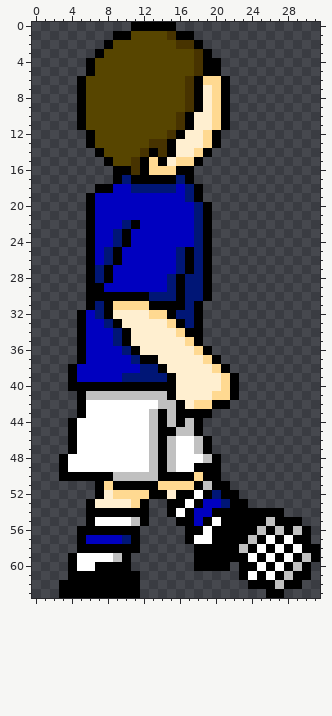
Pixel-art sprite: sprites/images/Player_2_Schalke_1.png. Above is the file before it was changed.
The file is 32x64 pixels.
After:
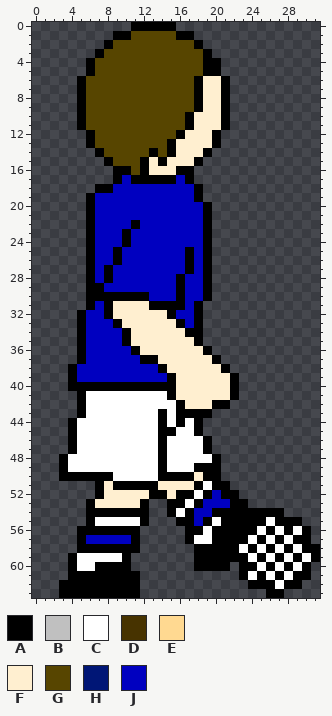
Palette (. is transparent): A #000000  B #c0c0c0  C #ffffff  D #473300  E #ffd991  F #ffefd0  G #574500  H #001676  J #0000c0
Diff:
Changed rows in their new state; - is an unchanged pixel.
first column x 6:
 1 ---------G---------------
 2 ----------GG-------------
 3 ------------G------------
 4 ------------G------------
 5 ------------G------------
 6 -----------G-FF----------
 7 -----------G--F----------
 8 -----------G--F----------
 9 -----------G--F----------
10 ----------G---F----------
11 ----------G---F----------
12 ---------G---F-----------
13 -------GG----F-----------
14 ------G-G---F------------
15 -----G-F--FF-------------
16 -----G-FFF---------------
17 ----J-----J--------------
18 -----JJJJJ-J-------------
19 -----------J-------------
20 ------------J------------
21 ------------J------------
22 ----J-------J------------
23 ---J--------J------------
24 ---J--------J------------
25 --J-------J-J------------
26 --J-------J-J------------
27 -J--------J-J------------
28 -J-------J-JJ------------
29 ---------J-JJ------------
30 -------JJJ-JJ------------
31 -J-FFFF----J-------------
32 -J-----FF-JJ-------------
33 --J------F-J-------------
34 ---J------F--------------
35 ---J-------F-------------
36 ----J-------F------------
37 -----J-------F-----------
38 ------JJ------F----------
39 ----JJJJJ------F---------
40 ---------------F---------
41 CCCCCCCCC-----FF---------
42 --------CC--FF-----------
43 -------C-C---------------
44 -------C-C-C-------------
45 -------C--CC-------------
46 -------C-C--C------------
47 -------C-C--C------------
48 -------C-C---C-----------
49 -------C-C---------------
50 ---CCCCC----F------------
51 --F-----FFFF-C-----------
52 ---FFFF-------J----------
53 -----F---------J---------
55 -----C--------------C----
56 -------------------C-C-C-
57 ----J-------------C------
58 -----------------C-------
59 ---C--------------------C
60 -----------------------C-
61 ----------------------C--
62 ---------------------C---
